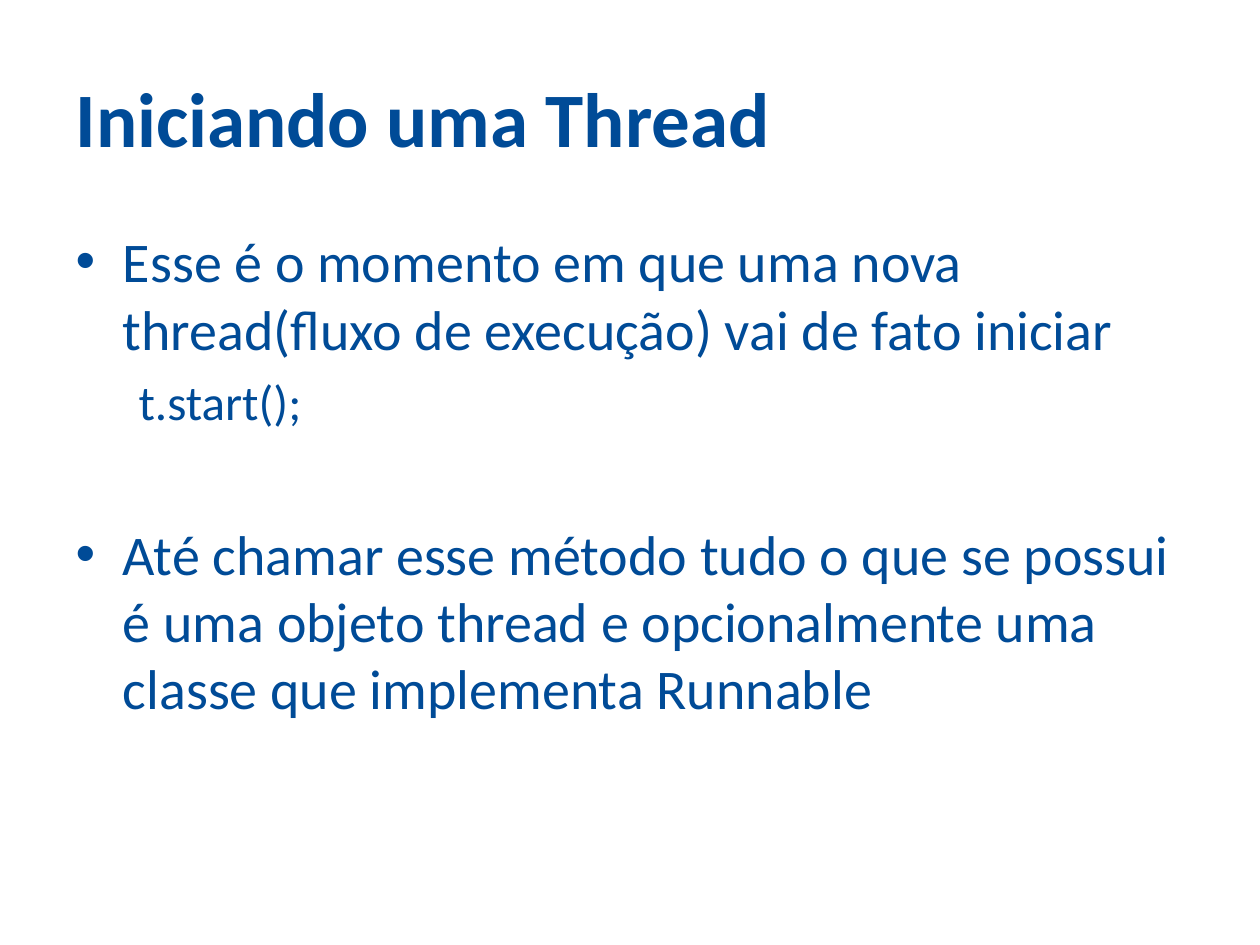
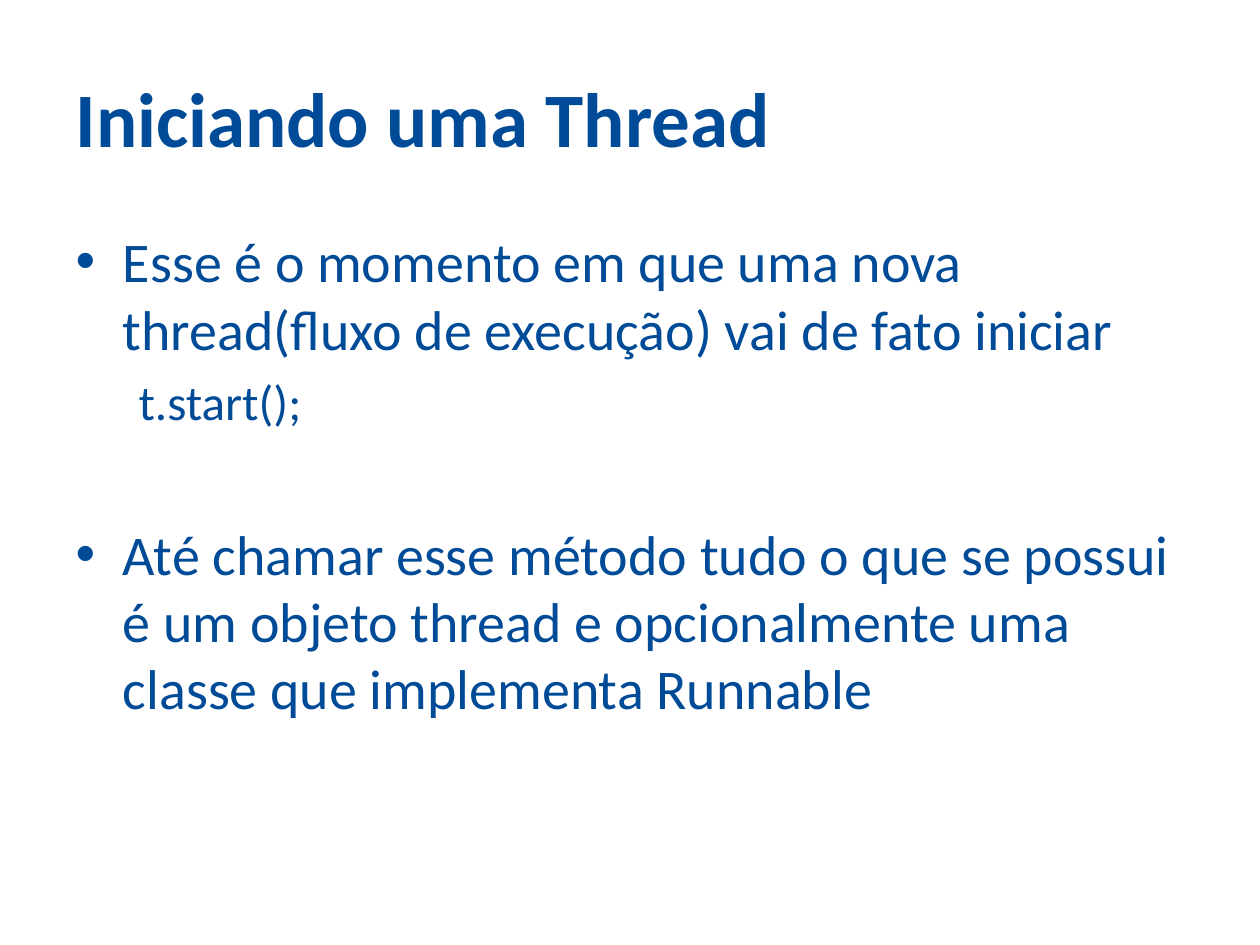
Before and after one commit to ozieljose/java6cert, a slide deck: slide 12 of slides/17-Thread.pptx. Drawn at 1260x945 pixels with LibreOffice and Linux fonts; fonts in the diff are those of the drawing; background and template pictures are left out. Boxes give left, top, right and bottom in pixels: in the first picture for what was removed or moved away, otherwise in the second. Text is boxed around its words. In the diff, an @@ line names an element or a change of style, - is before the commit and + after.

```diff
--- a/slides/17-Thread.pptx
+++ b/slides/17-Thread.pptx
@@ text at (123, 536, 1169, 718): text changed @@
-• Até chamar esse método tudo o que se possui é uma objeto thread e opcionalmente uma classe que implementa Runnable
+• Até chamar esse método tudo o que se possui é um objeto thread e opcionalmente uma classe que implementa Runnable
```
Also in this commit, not shown: 1 other slide changed, 1 other file.
